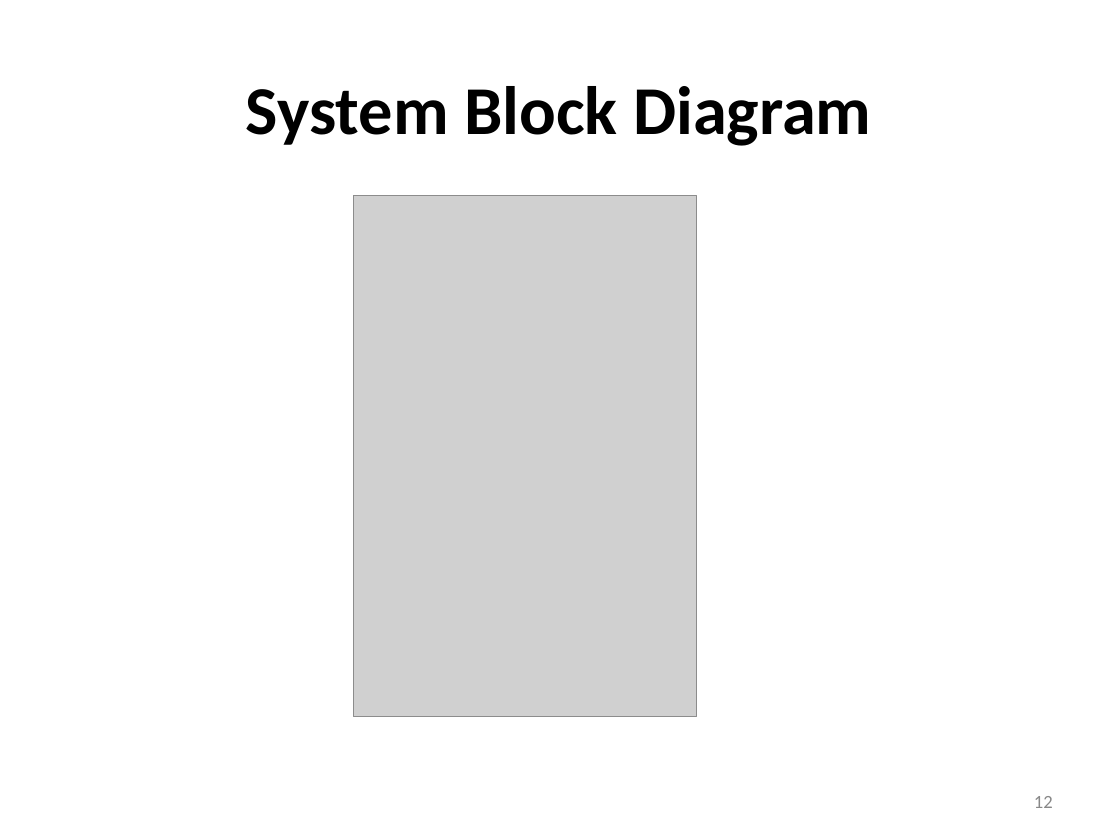
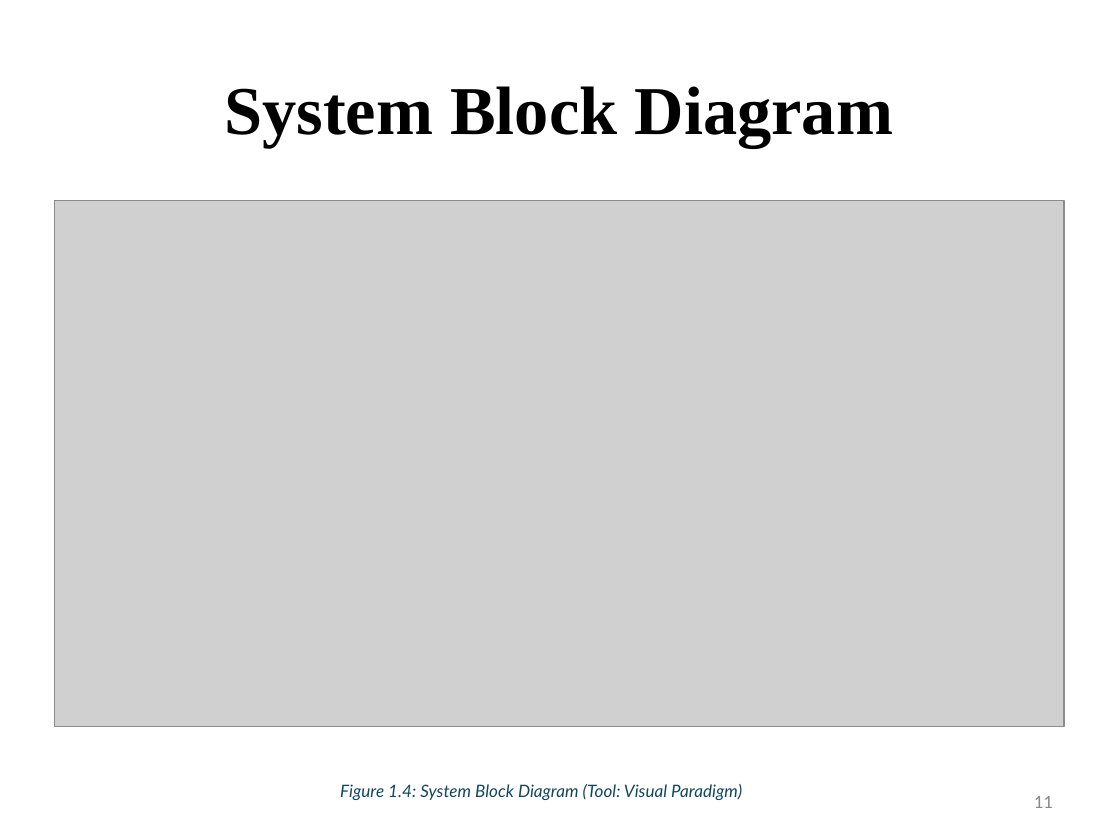
Before and after one commit to laibabintatahir/FYP-DOCS, a slide deck: slide 11 of LMS_60%.pptx (slide 12 before the commit). Drawn at 1120x840 pixels with LibreOffice and Linux fonts; fonts in the diff are those of the drawing; grey boxes stand for pictures. Boxes give left, top, right and bottom in pixels: in the first picture for what was removed or moved away, otherwise in the second. Text is boxed around its words. In the diff, an @@ line names an element or a change of style, - is before the commit and + after.

```diff
--- a/LMS_60%.pptx
+++ b/LMS_60%.pptx
@@ title "System Block Diagram" at bbox=[224, 86, 893, 148]: font Calibri to Times New Roman @@
@@ picture added at bbox=[54, 200, 1064, 727] @@
@@ picture removed at bbox=[353, 195, 697, 717] @@
@@ text added at bbox=[340, 784, 742, 800], 11 pt, text #0F4761, italic @@
+Figure 1.4: System Block Diagram (Tool: Visual Paradigm)
@@ page number at bbox=[1034, 796, 1053, 808]: text changed @@
-12
+11
```
Also in this commit, not shown: 13 other slides changed, 2 slides added, 1 slide removed, 18 other files.
